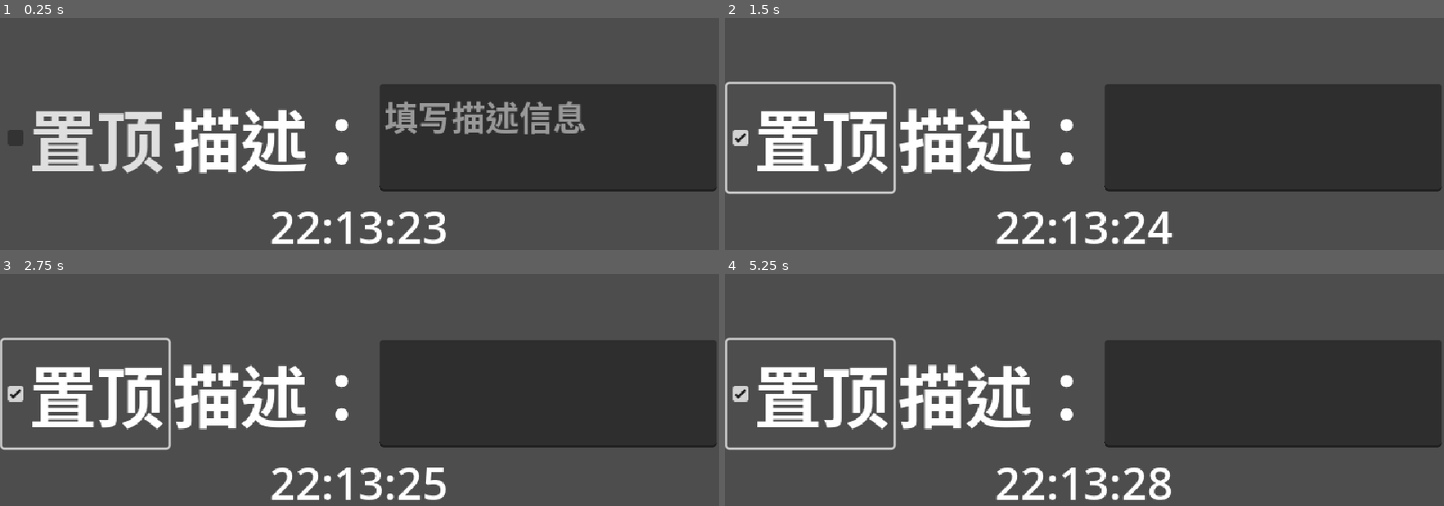
Above: before the commit, frames 1-4 (two rows, left to right).
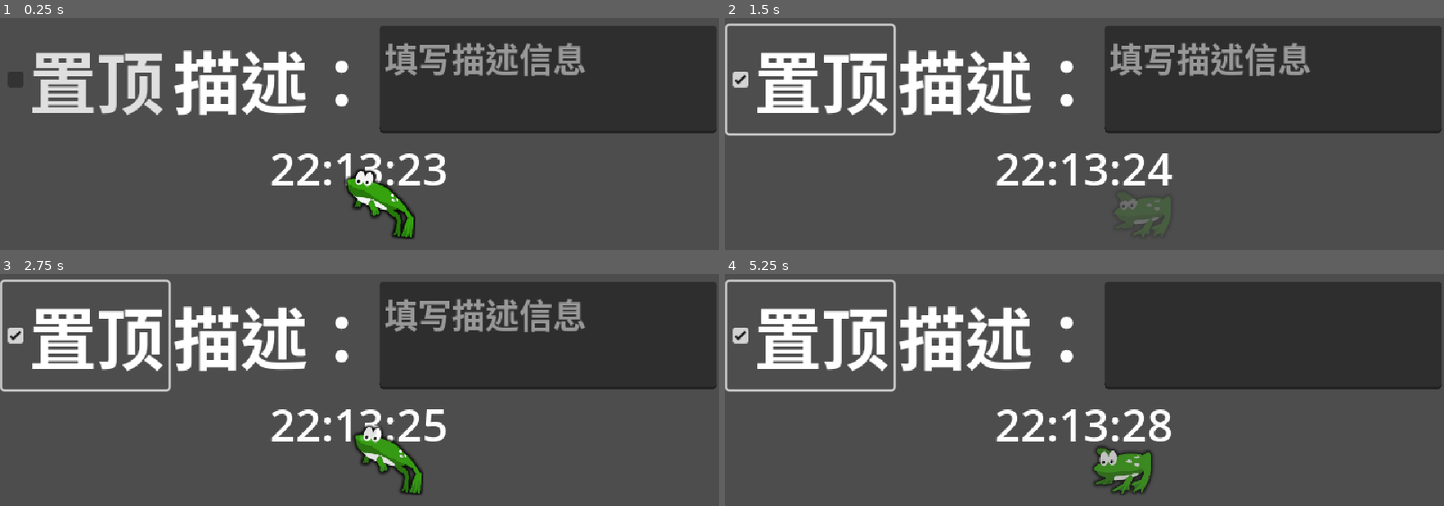
Above: after the commit, the same moments.

Repository: ZZRRegion/GDDemo
Game: Godot game, scene res://RGTime/main.tscn
The game is run twice, just before and just after one commit, with the same random seed, the same clock (stepped at 60 frames per second) and the same inputs. This scene is started directly instead of the project's main scene.
Inputs (mouse positions are in pixels of both pictures, inside the frame that each line leads up to):
- Up to frame 1 (0.25 s): no input
- Up to frame 2 (1.5 s): move the mouse to (1242, 150) at 0.52 s; hold Right (move_right) 0.53-1.25 s; click (1242, 150) at 0.6 s; tap Space (jump) at 0.77, 1.07 s; click "置顶" at 1.25 s
- Up to frame 3 (2.75 s): drag from (215, 445) to (outside the picture) at 2.02 s
- Up to frame 4 (5.25 s): move the mouse to (1156, 336) at 2.77 s; hold Left (move_left) 2.78-3.5 s; click (1156, 336) at 2.85 s; drag from (outside the picture) to (868, 366) at 3.52 s; move the mouse to (1300, 487) at 4.27 s; hold Right (move_right) 4.28-5 s; click (1300, 487) at 4.35 s; tap Space (jump) at 4.52, 4.82 s; drag from (868, 366) to (976, 325) at 5.02 s

The runs differ from the first frame. In frame 1, 40% of the frame differs, in the area x 1-100%, y 3-98%; in frame 2, 38%; in frame 3, 39%; in frame 4, 40%.

Commit message:
增加动画

Diff:
--- a/RGTime/main.tscn
+++ b/RGTime/main.tscn
@@ -1,6 +1,93 @@
-[gd_scene load_steps=2 format=3 uid="uid://cv43adf44ip5b"]
+[gd_scene load_steps=6 format=3 uid="uid://cv43adf44ip5b"]
 
 [ext_resource type="Script" uid="uid://purwmb7pc6gj" path="res://RGTime/main.gd" id="1_50xm1"]
+[ext_resource type="Texture2D" uid="uid://cf5si60ocrg2e" path="res://2d_animation_frog_spritesheet.webp" id="2_b8umk"]
+
+[sub_resource type="Animation" id="Animation_b8umk"]
+resource_name = "run"
+length = 0.8
+loop_mode = 1
+tracks/0/type = "value"
+tracks/0/imported = false
+tracks/0/enabled = true
+tracks/0/path = NodePath("Sprite2D:frame")
+tracks/0/interp = 1
+tracks/0/loop_wrap = true
+tracks/0/keys = {
+"times": PackedFloat32Array(0, 0.7),
+"transitions": PackedFloat32Array(1, 1),
+"update": 0,
+"values": [0, 7]
+}
+tracks/1/type = "value"
+tracks/1/imported = false
+tracks/1/enabled = true
+tracks/1/path = NodePath("Sprite2D:position")
+tracks/1/interp = 1
+tracks/1/loop_wrap = true
+tracks/1/keys = {
+"times": PackedFloat32Array(0.00241109, 0.7),
+"transitions": PackedFloat32Array(1, 1),
+"update": 0,
+"values": [Vector2(0, 0), Vector2(50, 0)]
+}
+tracks/2/type = "value"
+tracks/2/imported = false
+tracks/2/enabled = true
+tracks/2/path = NodePath("Sprite2D:modulate")
+tracks/2/interp = 1
+tracks/2/loop_wrap = true
+tracks/2/keys = {
+"times": PackedFloat32Array(0, 0.266667),
+"transitions": PackedFloat32Array(1, 1),
+"update": 0,
+"values": [Color(1, 1, 1, 0), Color(1, 1, 1, 1)]
+}
+
+[sub_resource type="Animation" id="Animation_5pjf4"]
+length = 0.001
+tracks/0/type = "value"
+tracks/0/imported = false
+tracks/0/enabled = true
+tracks/0/path = NodePath("Sprite2D:frame")
+tracks/0/interp = 1
+tracks/0/loop_wrap = true
+tracks/0/keys = {
+"times": PackedFloat32Array(0),
+"transitions": PackedFloat32Array(1),
+"update": 1,
+"values": [0]
+}
+tracks/1/type = "value"
+tracks/1/imported = false
+tracks/1/enabled = true
+tracks/1/path = NodePath("Sprite2D:position")
+tracks/1/interp = 1
+tracks/1/loop_wrap = true
+tracks/1/keys = {
+"times": PackedFloat32Array(0),
+"transitions": PackedFloat32Array(1),
+"update": 0,
+"values": [Vector2(0, 0)]
+}
+tracks/2/type = "value"
+tracks/2/imported = false
+tracks/2/enabled = true
+tracks/2/path = NodePath("Sprite2D:modulate")
+tracks/2/interp = 1
+tracks/2/loop_wrap = true
+tracks/2/keys = {
+"times": PackedFloat32Array(0),
+"transitions": PackedFloat32Array(1),
+"update": 0,
+"values": [Color(1, 1, 1, 1)]
+}
+
+[sub_resource type="AnimationLibrary" id="AnimationLibrary_kkcbn"]
+_data = {
+&"RESET": SubResource("Animation_5pjf4"),
+&"run": SubResource("Animation_b8umk")
+}
 
 [node name="Main" type="Control"]
 layout_mode = 3
@@ -61,4 +148,21 @@
 text = "2025-7-16"
 horizontal_alignment = 1
 
+[node name="Control" type="MarginContainer" parent="MarginContainer/VBoxContainer"]
+custom_minimum_size = Vector2(0, 100)
+layout_mode = 2
+size_flags_horizontal = 4
+size_flags_vertical = 4
+
+[node name="Sprite2D" type="Sprite2D" parent="MarginContainer/VBoxContainer/Control"]
+texture = ExtResource("2_b8umk")
+hframes = 4
+vframes = 2
+
+[node name="AnimationPlayer" type="AnimationPlayer" parent="MarginContainer/VBoxContainer/Control"]
+libraries = {
+&"": SubResource("AnimationLibrary_kkcbn")
+}
+autoplay = "run"
+
 [connection signal="toggled" from="MarginContainer/VBoxContainer/HBoxContainer/CheckBox" to="." method="_on_check_box_toggled"]
